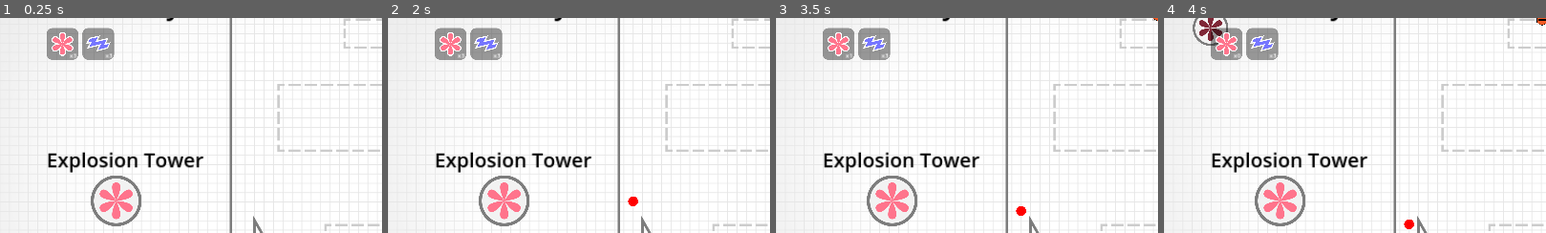
Above: before the commit, frames 1-4 (left to right).
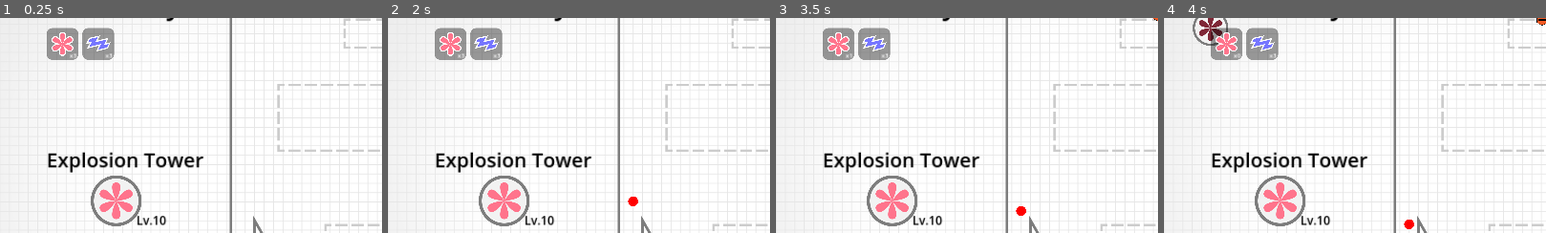
Above: after the commit, the same moments.

Repository: cxhuy/ptd
Game: Godot game, scene res://scenes/game.tscn
Same seed, same stepped clock (60 frames per second), same inputs: the game is played once before the commit and once after it.
Inputs (mouse positions are % of the whole screen's width and height, from its top left):
- Up to frame 1 (0.25 s): no input
- Up to frame 2 (2 s): click "Start Wave" at 0.5 s; click "Start Wave" at 1.25 s
- Up to frame 3 (3.5 s): click "Upgrade 3 / 2" at 2 s; click "Sell Tower" at 2.75 s
- Up to frame 4 (4 s): tap Enter at 3.5 s; move the mouse to (8, 18) at 3.52 s; hold / (rightFlip) from 3.53 s (still down); hold Space (addBall) from 3.53 s (still down); click (8, 18) at 3.67 s
The pictures show only the part of the screen within x 0-50%, y 12-62%; the shares and areas given below are measured in that part.

The runs differ from the first frame. In frame 1, 0.2% of the frame differs, in the area x 36-44%, y 92-97%; in frame 2, 0.2%; in frame 3, 0.2%; in frame 4, 0.2%.

Commit message:
feat: add tower level label

Diff:
--- a/scenes/ui.tscn
+++ b/scenes/ui.tscn
@@ -15,6 +15,10 @@
 font_weight = 500
 
 [sub_resource type="StyleBoxEmpty" id="StyleBoxEmpty_r1ash"]
+
+[sub_resource type="SystemFont" id="SystemFont_v2m7n"]
+font_names = PackedStringArray("SF Pro Rounded")
+font_weight = 600
 
 [sub_resource type="SystemFont" id="SystemFont_o2kyr"]
 font_names = PackedStringArray("SF Pro Rounded")
@@ -104,6 +108,19 @@
 scale = Vector2(0.5, 0.5)
 texture = ExtResource("2_nlksv")
 
+[node name="TowerLevel" type="Label" parent="Panel/TowerData/TowerImage"]
+custom_minimum_size = Vector2(190, 135)
+layout_mode = 0
+offset_left = 111.0
+offset_right = 151.0
+offset_bottom = 23.0
+theme_override_colors/font_color = Color(0, 0, 0, 1)
+theme_override_fonts/font = SubResource("SystemFont_v2m7n")
+theme_override_font_sizes/font_size = 30
+text = "Lv.10"
+horizontal_alignment = 2
+vertical_alignment = 2
+
 [node name="TowerDesc" type="Label" parent="Panel/TowerData"]
 custom_minimum_size = Vector2(350, 0)
 layout_mode = 2
Not shown: 1 places in scenes/ui.tscn that only renumber resources
